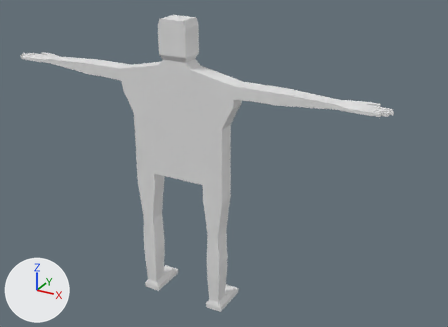
The Blender file BlenderTutorial/grunt.blend, before and after one commit.
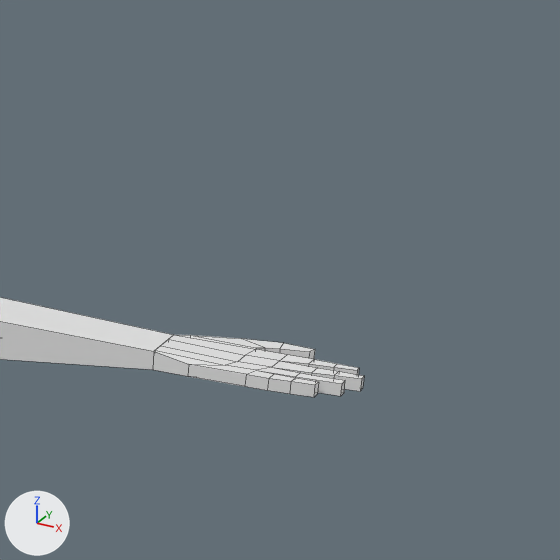
Each version is shown whole from a 50 mm lens placed at (1.767, -2.731, 2.314), pointed at (0.19, 0.137, 0.88), then close up on the part from 66% to 100% of the width and 2% to 50% of the height. The lights are fixed; the arrows at lower left show +X, +Y and +Z. The older version's two pictures come first. The close-ups show mesh edges as thin lines.

In view in the first close-up: 'GruntMesh'.
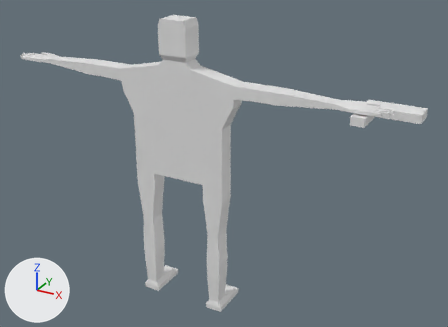
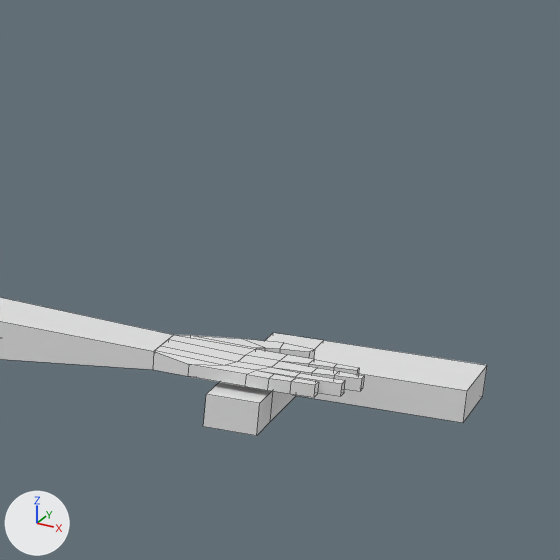
Changed parts and their boxes (x1, y1, x2, y2) in the close-ups (560 x 560 px):
'SimpleGun', added
    after: (203, 333, 487, 436)

Edits to the bpy script that builds the scene:
```text
Add me_cube:
    me_cube.from_pydata([(0.0, -0.6, -1.0), (0.0, -0.6, 1.0), (0.0, 1.0, -1.0), (0.0, 1.0, 1.0), (1.0, -0.6, -1.0), (1.0, -0.6, 1.0), (1.0, 1.0, -1.0), (1.0, 1.0, 1.0), (0.0, -0.6, 3.0), (0.0, 1.0, 3.0), (1.0, 1.0, 3.0), (1.0, -0.6, 3.0), (0.0, 6.0, 1.0), (1.0, 6.0, 1.0), (0.0, 6.0, 3.0), (1.0, 6.0, 3.0), (0.0, 1.0, -2.0), (0.0, -0.6, -2.0), (1.0, 1.0, -2.0), (1.0, -0.6, -2.0)], [], [(0, 1, 3, 2), (2, 3, 7, 6), (6, 7, 5, 4), (6, 4, 19, 18), (5, 7, 10, 11), (10, 9, 8, 11), (3, 1, 8, 9), (7, 3, 12, 13), (13, 12, 14, 15), (10, 7, 13, 15), (3, 9, 14, 12), (9, 10, 15, 14), (16, 18, 19, 17), (2, 6, 18, 16), (0, 2, 16, 17), (4, 5, 11, 8, 1, 0, 17, 19)])
Add ob_simplegun:
    ob_simplegun = bpy.data.objects.new('SimpleGun', me_cube)
    ob_simplegun.location = (1.002, 0.023, 1.326)
    ob_simplegun.rotation_euler = (-1.571, -1.571, 0.0)  # degrees (-90, -90, 0)
    ob_simplegun.scale = (0.0432, 0.0432, 0.0576)
```
